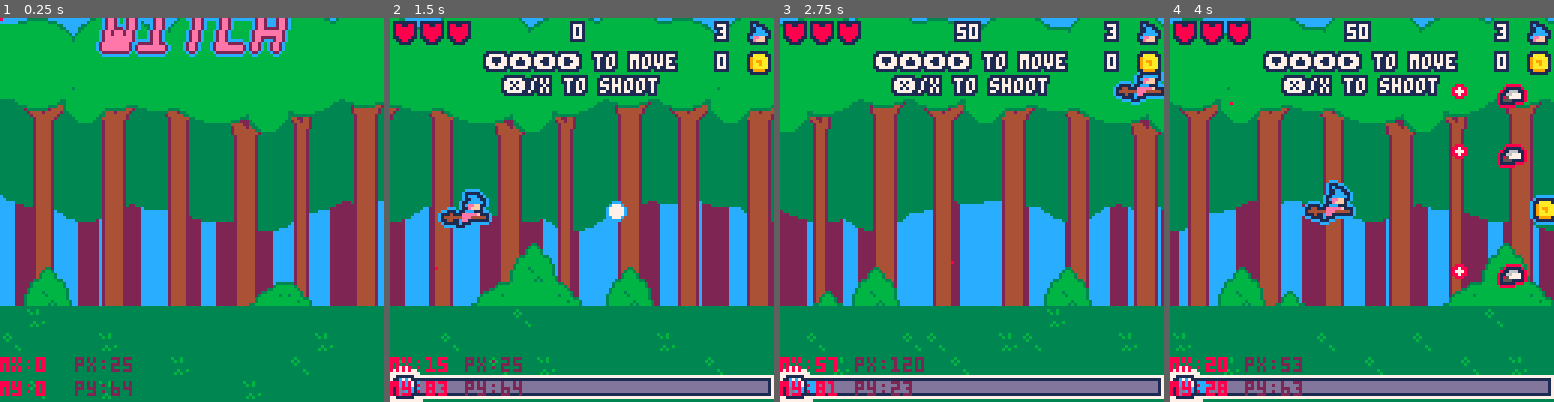
Above: before the commit, frames 1-4 (left to right).
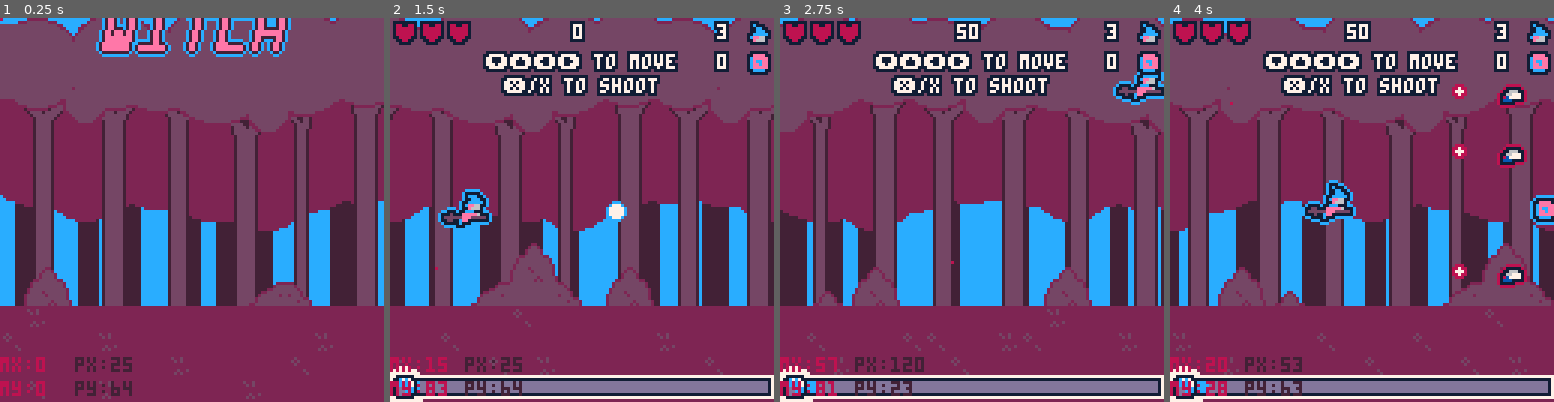
Above: after the commit, the same moments.

Repository: roseblack02/pico8-witch_blaster
Game: PICO-8 cartridge witch_blaster.p8
Two runs of this game, one before a commit and one after it. Both use one fixed random seed, a clock stepped at 60 frames per second and the inputs below.
Inputs (mouse positions are in pixels of both pictures, inside the frame that each line leads up to):
- Up to frame 1 (0.25 s): no input
- Up to frame 2 (1.5 s): tap X (X key) at 0.33, 1.07 s; click (670, 121) at 0.67 s; tap O (Z key) at 0.7 s; click (436, 267) at 1.22 s
- Up to frame 3 (2.75 s): hold Right 1.6-2.1 s; tap O (Z key) at 1.7, 2.1, 2.5 s; click (887, 114) at 1.77 s; tap X (X key) at 1.85 s; hold Up 2.15-2.42 s; click (952, 259) at 2.32 s; hold Right from 2.47 s (still down)
- Up to frame 4 (4 s): click (1404, 106) at 2.87 s; tap O (Z key) at 2.9, 3.3, 3.7 s; tap X (X key) at 2.97 s; release Right at 3.03 s; hold Left 3.08-3.58 s; click (1465, 256) at 3.42 s; hold Down 3.63-3.97 s; click (1231, 102) at 3.97 s

The runs differ from the first frame. In frame 1, 89% of the frame differs, in the area x 0-100%, y 0-100%; in frame 2, 85%; in frame 3, 83%; in frame 4, 86%.

Commit message:
todo list

Diff:
--- a/witch_blaster.p8
+++ b/witch_blaster.p8
@@ -16,8 +16,6 @@
 
 	Make intro animation with story text
 
-	Make animation that moves points from dead enemy to tyhe points at the top
-
 	Refine tutorial text
 	Refine enemies
 	Refine movement
@@ -32,7 +30,7 @@
 
 	--menu
 	witch_y,blaster_x=-20,-100
-	game_pal="normal"
+	game_pal="trans"
 	music_on="on"
 	option=1
 	menu_colour={7,7,7}
